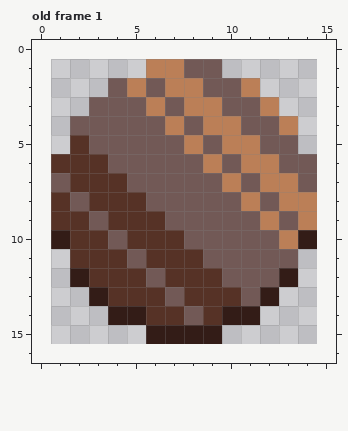
Pixel-art file: src/art/note.aseprite. The picture above is the old version.
14x15 pixels, 2 frames. Shown: old frame 1. The old version is drawn lined up with the new one, on the new canvas. The commit also changed other frames, which this record leaves out.
And afterwards:
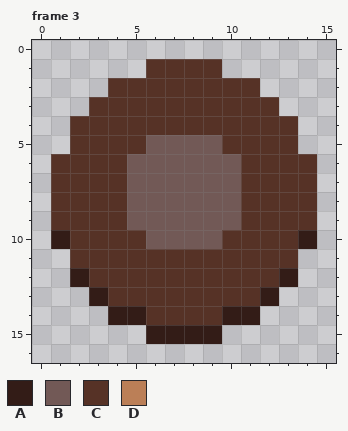
Palette (. is transparent): A #331c17  B #725956  C #563226  D #bb7f57
A new or re-ordered frame is compared with the old frame closest to it.
Commit message: Cleaned up notes
Diff:
canvas 14x15 -> 16x17, the old top-left corner now at 1,1
frames 2 -> 6
Frame 3 is new; against old frame 1:
y 1: x 6..9 DDBB -> CCCC
y 2: x 4..11 BDBDDBBD -> CCCCCCCC
y 3: x 3..12 BBBDBDDBBD -> CCCCCCCCCC
y 4: x 2..13 BBBBBDBDDBBD -> CCCCCCCCCCCC
y 5: x 3..5 BBB -> CCC; x 8 D -> B; x 10..13 DDBB -> CCCC
y 6: x 4 B -> C; x 9 D -> B; x 11..14 DDBB -> CCCC
y 7: x 1 B -> C; x 10..14 DBDDB -> BCCCC
y 8: x 2 B -> C; x 5 C -> B; x 11..14 DBDD -> CCCC
y 9: x 3 B -> C; x 5..6 CC -> BB; x 11..14 BDBD -> CCCC
y 10: x 4 B -> C; x 6..7 CC -> BB; x 10..13 BBBD -> CCCC
y 11: x 5 B -> C; x 9..13 BBBBB -> CCCCC
y 12: x 6 B -> C; x 10..12 BBB -> CCC
y 13: x 7 B -> C; x 11 B -> C
y 14: x 8 B -> C
